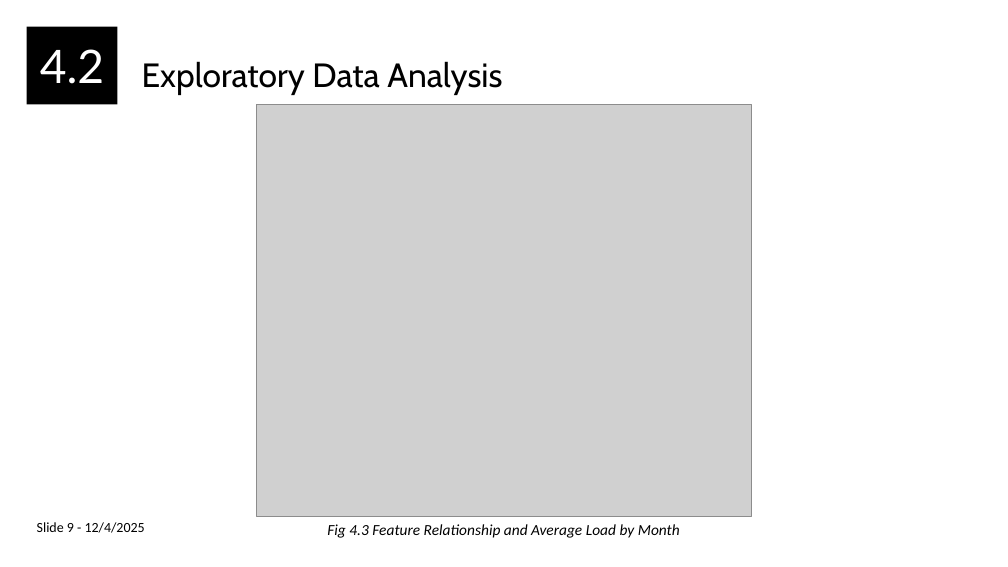
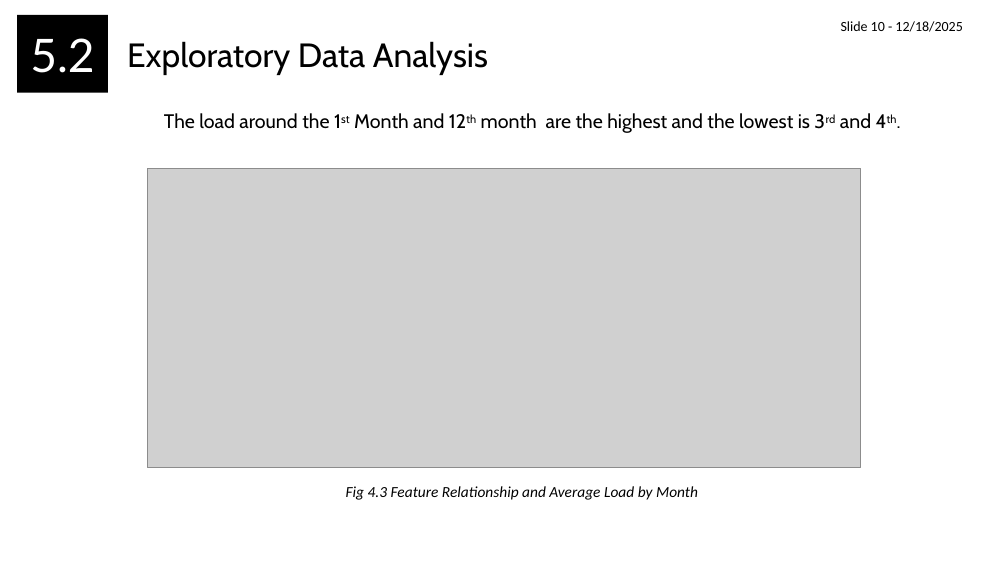
Before and after one commit to haitomnsg/feeder, a slide deck: slide 14 of documentation/MW Load Presenation Final.pptx (slide 11 before the commit). Drawn at 1008x567 pixels with LibreOffice and Linux fonts; fonts in the diff are those of the drawing; grey boxes stand for pictures. Boxes give left, top, right and bottom in pixels: in the first picture for what was removed or moved away, otherwise in the second. Text is boxed around its words. In the diff, an @@ line names an element or a change of style, - is before the commit and + after.

```diff
--- a/documentation/MW Load Presenation Final.pptx
+++ b/documentation/MW Load Presenation Final.pptx
@@ rectangle "5.2": place and size @@
-rectangle "5.2" at <box>26,26,117,104</box>
+rectangle "5.2" at <box>17,15,108,93</box>
@@ title "Exploratory Data Analysis": place and size @@
-title "Exploratory Data Analysis" at <box>142,61,502,95</box>
+title "Exploratory Data Analysis" at <box>127,41,488,75</box>
@@ text at <box>841,21,962,32</box>: text changed @@
-Slide 9 - 12/4/2025
+Slide 10 - 12/18/2025
@@ text in rectangle at <box>30,38,94,73</box>: text changed @@
-4.2
+5.2
@@ subtitle added at <box>164,113,871,133</box>, 14 pt, text #000000 @@
+The load around the 1st Month and 12th month are the highest and the lowest is 3rd and 4th.
@@ picture: place and size @@
-picture at <box>257,105,752,517</box>
+picture at <box>147,168,861,468</box>
@@ text "Fig 4.3 Feature Relationship and ...": place and size @@
-text "Fig 4.3 Feature Relationship and ..." at <box>327,524,680,538</box>
+text "Fig 4.3 Feature Relationship and ..." at <box>346,486,698,500</box>
```
Also in this commit, not shown: 16 other slides changed, 7 slides added, 4 slides removed, 3 other files.
